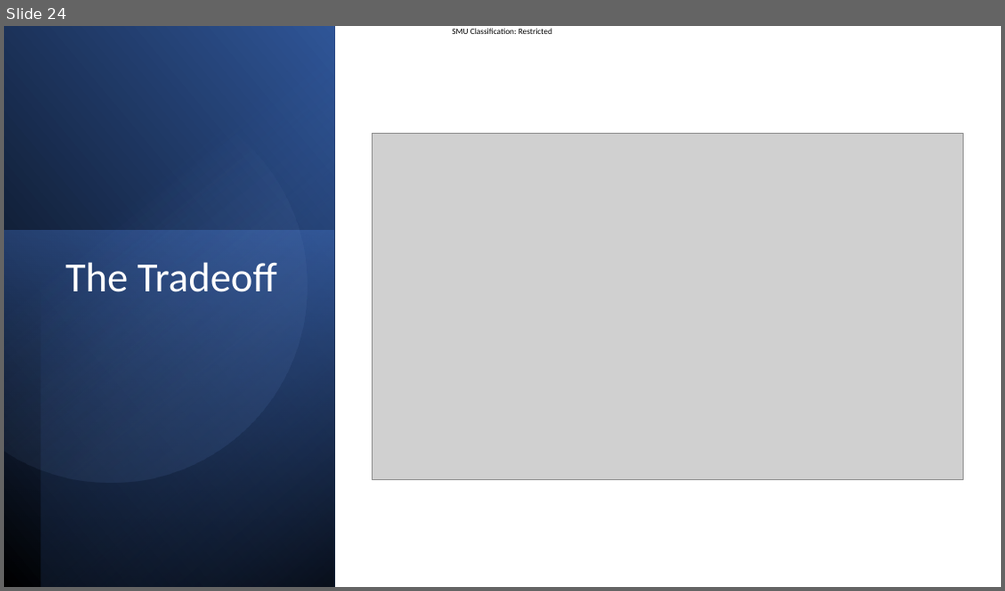
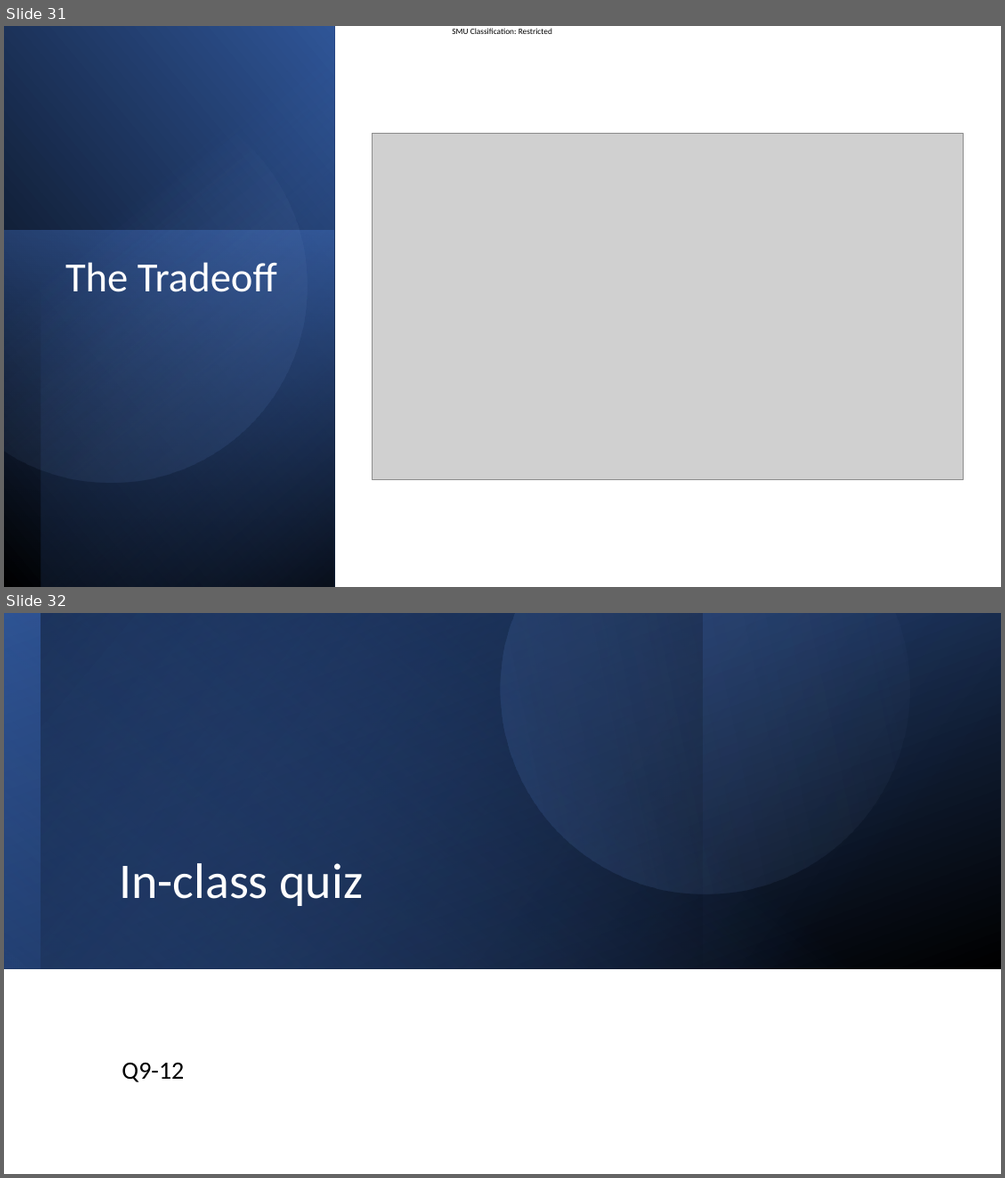
Before and after one commit to SMUMQF2425/qf624_qf632_2025, a slide deck: Lecture slides - Week 7.pptx. Shown one above the other, each under a label of ours: slide 24 before the commit, slides 31 and 32 after it. The pictures are 1005x591 and 1005x1178 pixels, drawn with LibreOffice and Linux fonts; fonts in the diff are those of the drawing; grey boxes stand for pictures. Boxes give left, top, right and bottom in pixels: in the first picture for what was removed or moved away, otherwise in the second. Text is boxed around its words. In the diff, an @@ line names an element or a change of style, - is before the commit and + after.

```diff
--- a/Lecture slides - Week 7.pptx
+++ b/Lecture slides - Week 7.pptx
@@ slide 32 added at (4,613,1001,1174), background #FFFFFF @@
@@ rectangle added at (4,613,1001,969), fill gradient #2F5597 to #000000 @@
@@ rectangle added at (4,613,1001,969), fill gradient #4472C4 to #2F5597 @@
@@ rectangle added at (4,613,703,969), fill gradient #203864 to #000000 @@
@@ rectangle added at (40,613,1001,969), fill gradient #4472C4 to #000000 @@
@@ freeform shape added at (429,613,960,966), fill gradient #4472C4 to #8FAADC @@
@@ title added at (119,863,363,906), 48 pt, text #FFFFFF @@
+In-class quiz
@@ text added at (121,1062,184,1082), 24 pt, text #000000 @@
+Q9-12
@@ what was slide 24 is now slide 31 @@
```
Also in this commit, not shown: 10 slides changed, 7 other slides added, 1 slide removed, 1 other file.
